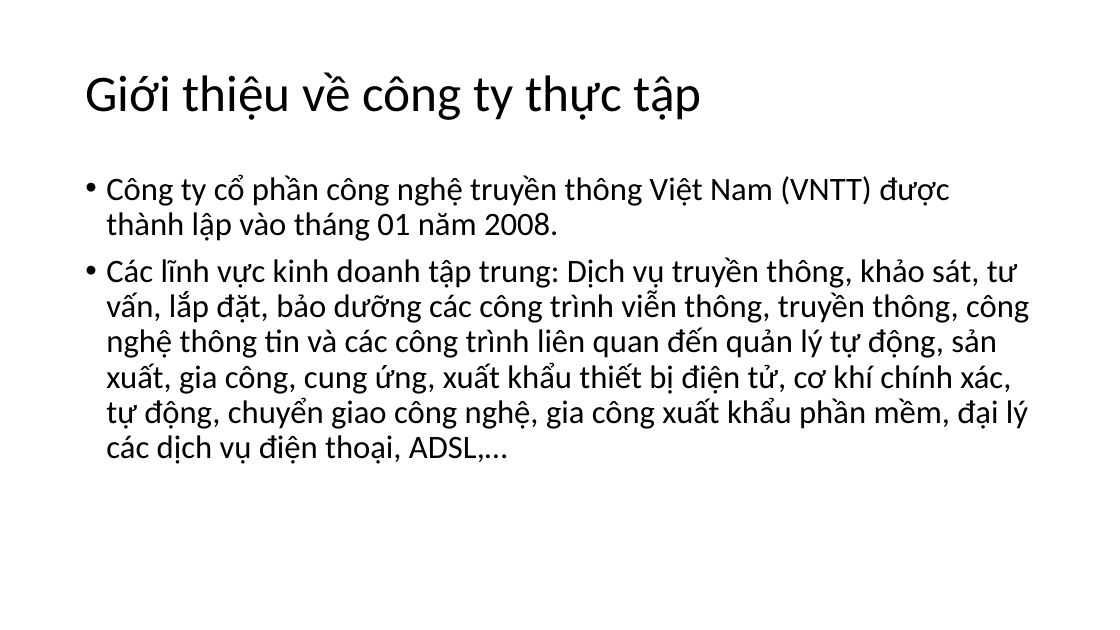
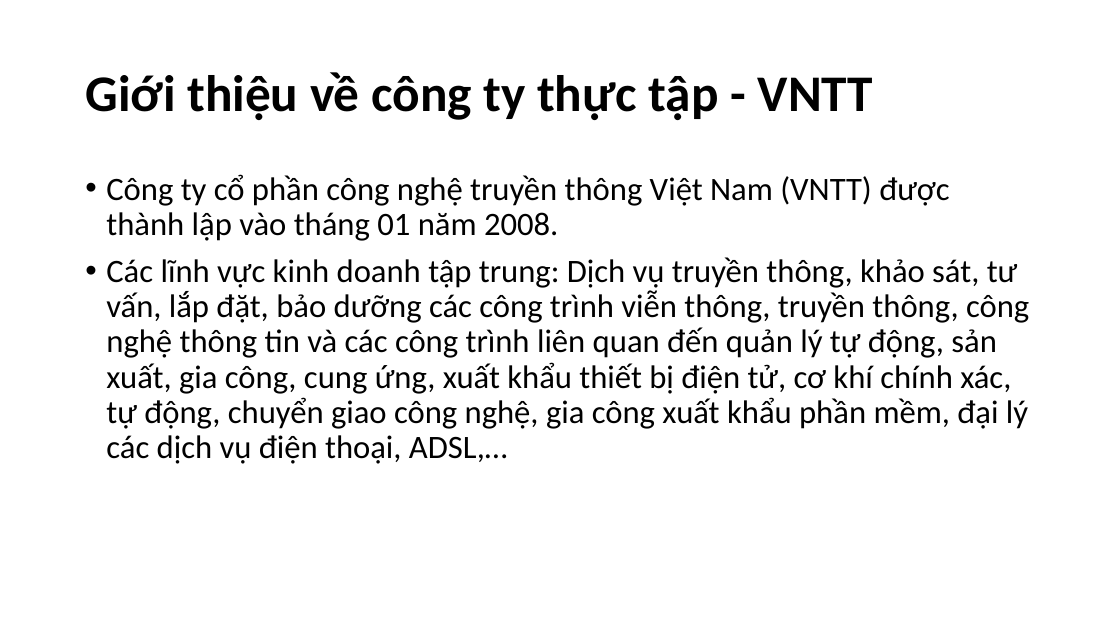
Before and after one commit to nguyenmanhphuc/DoAnA, a slide deck: slide 3 of BÁO CÁO THỰC TẬP.pptx. Drawn at 1120x630 pixels with LibreOffice and Linux fonts; fonts in the diff are those of the drawing. Boxes give left, top, right and bottom in pixels: in the first picture for what was removed or moved away, otherwise in the second. Text is boxed around its words. In the diff, an @@ line names an element or a change of style, - is before the commit and + after.

```diff
--- a/BÁO CÁO THỰC TẬP.pptx
+++ b/BÁO CÁO THỰC TẬP.pptx
@@ title at (x1=85, y1=72, x2=874, y2=120): text changed; bold on @@
-Giới thiệu về công ty thực tập
+Giới thiệu về công ty thực tập - VNTT
```
Also in this commit, not shown: 11 other slides changed, 1 slide added, 1 slide removed, 1 other file.
